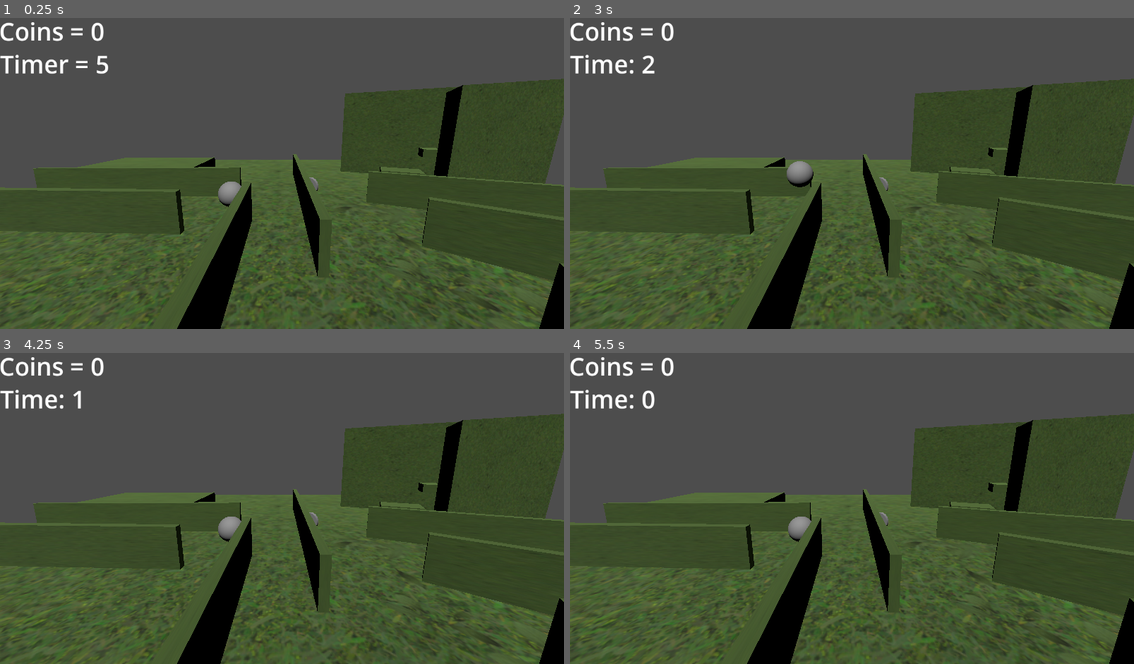
Above: before the commit, frames 1-4 (two rows, left to right).
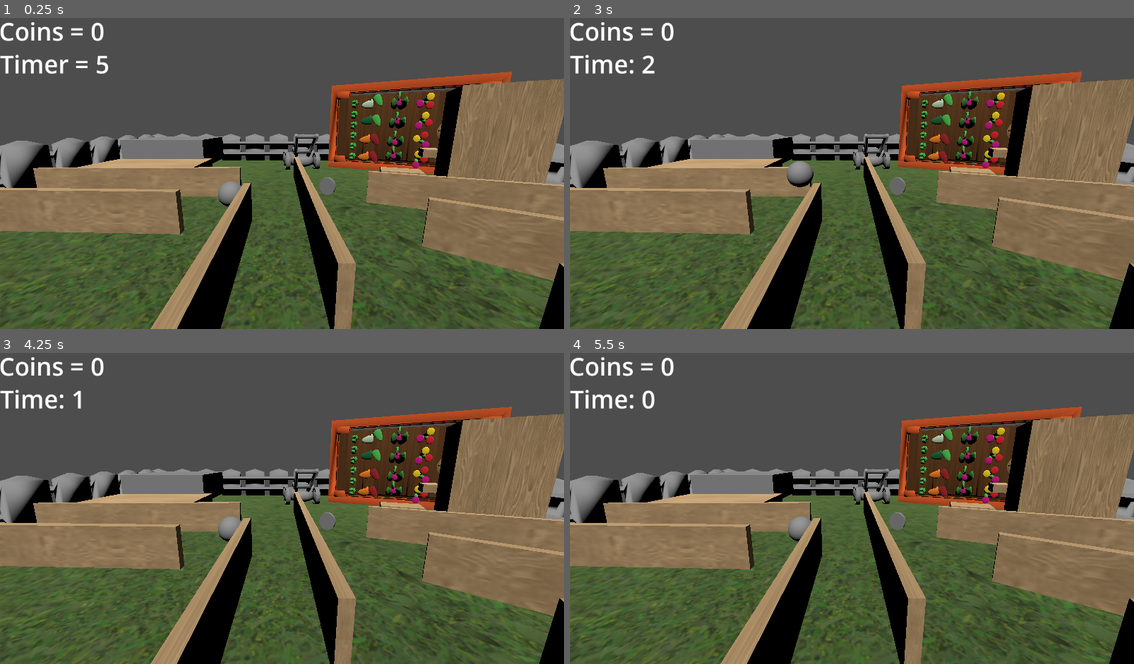
Above: after the commit, the same moments.

Repository: BAD-boys1/Intro-Game
Game: Godot game, scene res://Intro.tscn
Same seed, same stepped clock (60 frames per second), same inputs: the game is played once before the commit and once after it.
Inputs:
- Up to frame 1 (0.25 s): no input
- Up to frame 2 (3 s): tap Enter at 0.5 s; tap Space at 2.75 s
- Up to frame 3 (4.25 s): no input
- Up to frame 4 (5.5 s): tap Enter at 4.25 s

The runs differ from the first frame. In frame 1, 35% of the frame differs, in the area x 0-100%, y 17-100%; in frame 2, 35%; in frame 3, 35%; in frame 4, 35%.

Commit message:
intro

Diff:
--- a/Intro.tscn
+++ b/Intro.tscn
@@ -1,14 +1,69 @@
-[gd_scene load_steps=9 format=3 uid="uid://djmniqstcsj8v"]
+[gd_scene load_steps=30 format=3 uid="uid://djmniqstcsj8v"]
 
 [ext_resource type="PackedScene" uid="uid://7a7gj7kpo53q" path="res://buzz.tscn" id="1_1wpnt"]
 [ext_resource type="Texture2D" uid="uid://db0mh7e3gxylf" path="res://Grass001_1K-JPG_Color.jpg" id="1_2dks7"]
+[ext_resource type="Texture2D" uid="uid://o13jxiscnc3p" path="res://Textures/Wood048_1K-JPG_Color.jpg" id="2_bqdsv"]
+[ext_resource type="ArrayMesh" uid="uid://djpblflpesl1t" path="res://3D Models/Copy of White Picket Fence/fence.obj" id="3_sgaet"]
+[ext_resource type="ArrayMesh" uid="uid://bb3fef76b1e34" path="res://3D Models/Copy of Lawn Mower/tinker.obj" id="4_aittj"]
+[ext_resource type="ArrayMesh" uid="uid://cqqxuew32oano" path="res://3D Models/Copy of #Garden Raised Bed - Mother's Day/tinker.obj" id="5_7g0hb"]
 [ext_resource type="Script" path="res://Label.gd" id="5_drur0"]
 [ext_resource type="PackedScene" uid="uid://2agx3tcuqkd1" path="res://Coin.tscn" id="5_ww6e7"]
 [ext_resource type="Script" path="res://Coin.gd" id="6_76rjy"]
 [ext_resource type="Script" path="res://Time Label.gd" id="7_s8gey"]
 
-[sub_resource type="StandardMaterial3D" id="StandardMaterial3D_6rf1v"]
+[sub_resource type="StandardMaterial3D" id="StandardMaterial3D_uo3xo"]
 albedo_texture = ExtResource("1_2dks7")
+
+[sub_resource type="StandardMaterial3D" id="StandardMaterial3D_5yjxy"]
+albedo_texture = ExtResource("2_bqdsv")
+
+[sub_resource type="StandardMaterial3D" id="StandardMaterial3D_k7oru"]
+albedo_texture = ExtResource("2_bqdsv")
+
+[sub_resource type="StandardMaterial3D" id="StandardMaterial3D_kj7vd"]
+albedo_texture = ExtResource("2_bqdsv")
+
+[sub_resource type="StandardMaterial3D" id="StandardMaterial3D_65ysl"]
+albedo_texture = ExtResource("2_bqdsv")
+
+[sub_resource type="StandardMaterial3D" id="StandardMaterial3D_mha3g"]
+albedo_texture = ExtResource("2_bqdsv")
+
+[sub_resource type="StandardMaterial3D" id="StandardMaterial3D_xysuy"]
+albedo_texture = ExtResource("2_bqdsv")
+
+[sub_resource type="StandardMaterial3D" id="StandardMaterial3D_21ar0"]
+albedo_texture = ExtResource("2_bqdsv")
+
+[sub_resource type="StandardMaterial3D" id="StandardMaterial3D_r8cos"]
+albedo_texture = ExtResource("2_bqdsv")
+
+[sub_resource type="StandardMaterial3D" id="StandardMaterial3D_3ma7q"]
+albedo_texture = ExtResource("2_bqdsv")
+
+[sub_resource type="StandardMaterial3D" id="StandardMaterial3D_7do2o"]
+albedo_texture = ExtResource("2_bqdsv")
+
+[sub_resource type="StandardMaterial3D" id="StandardMaterial3D_6u00p"]
+albedo_texture = ExtResource("2_bqdsv")
+
+[sub_resource type="StandardMaterial3D" id="StandardMaterial3D_2xdn1"]
+albedo_texture = ExtResource("2_bqdsv")
+
+[sub_resource type="StandardMaterial3D" id="StandardMaterial3D_etttp"]
+albedo_texture = ExtResource("2_bqdsv")
+
+[sub_resource type="StandardMaterial3D" id="StandardMaterial3D_rg52v"]
+albedo_texture = ExtResource("2_bqdsv")
+
+[sub_resource type="StandardMaterial3D" id="StandardMaterial3D_xy2dn"]
+albedo_texture = ExtResource("2_bqdsv")
+
+[sub_resource type="StandardMaterial3D" id="StandardMaterial3D_fgvry"]
+albedo_texture = ExtResource("2_bqdsv")
+
+[sub_resource type="StandardMaterial3D" id="StandardMaterial3D_7rsry"]
+albedo_texture = ExtResource("2_bqdsv")
 
 [sub_resource type="GDScript" id="GDScript_2ppte"]
 script/source = "extends CharacterBody3D
@@ -50,77 +105,134 @@
 
 [node name="Floor" type="CSGBox3D" parent="."]
 transform = Transform3D(1, 0, 0, 0, 1, 0, 0, 0, 1, -1, -0.396406, 1.4953)
-material_override = SubResource("StandardMaterial3D_6rf1v")
 use_collision = true
 size = Vector3(25, 1, 25)
+material = SubResource("StandardMaterial3D_uo3xo")
 
 [node name="Wall1" type="CSGBox3D" parent="Floor"]
-transform = Transform3D(1, 0, 0, 0, 1, 0, 0, 0, 1, 1, 1.15593, -1.4953)
+transform = Transform3D(1, 0, 0, 0, 1, 0, 0, 0, 1, 1, 1.15593, -0.168493)
 size = Vector3(0.235923, 1.29148, 10.2238)
+material = SubResource("StandardMaterial3D_5yjxy")
 
 [node name="Wall2" type="CSGBox3D" parent="Floor"]
 transform = Transform3D(-0.0237517, -2.30635e-10, 0.999718, -0.0365985, 0.99933, -0.000869522, -0.999048, -0.0366088, -0.0237358, -6.10527, 1.18979, -1.4953)
 size = Vector3(0.235923, 1.29148, 8.78823)
+material = SubResource("StandardMaterial3D_k7oru")
 
 [node name="Wall3" type="CSGBox3D" parent="Floor"]
 transform = Transform3D(0.99991, 0, 0.0134211, 0, 1, 0, -0.0134211, 0, 0.99991, -0.938531, 1.15593, 4.1451)
 size = Vector3(0.235923, 1.29148, 6.56535)
+material = SubResource("StandardMaterial3D_kj7vd")
 
 [node name="Wall4" type="CSGBox3D" parent="Floor"]
 transform = Transform3D(0.0358763, 0, 0.999356, 0, 1, 0, -0.999356, 0, 0.0358763, -7.32061, 1.15593, 1.56623)
 size = Vector3(0.235923, 1.29148, 9.00667)
+material = SubResource("StandardMaterial3D_65ysl")
 
 [node name="Wall5" type="CSGBox3D" parent="Floor"]
 transform = Transform3D(-1, 0, -0.000680652, 0, 1, 0, 0.000680652, 0, -1, -8.06727, 1.15593, 7.71875)
 size = Vector3(0.235923, 1.29148, 7.78144)
+material = SubResource("StandardMaterial3D_mha3g")
 
 [node name="Wall6" type="CSGBox3D" parent="Floor"]
 transform = Transform3D(-0.949705, 0, -0.313147, 0, 1, 0, 0.313147, 0, -0.949705, -4.61313, 1.15593, 7.61043)
 size = Vector3(0.235923, 1.29148, 7.66558)
+material = SubResource("StandardMaterial3D_xysuy")
 
 [node name="Wall7" type="CSGBox3D" parent="Floor"]
 transform = Transform3D(0.820571, 0, -0.571544, 0, 1, 0, 0.571544, 0, 0.820571, 1.73508, 1.15593, 8.13764)
 size = Vector3(0.235923, 1.29148, 7.66558)
+material = SubResource("StandardMaterial3D_21ar0")
 
 [node name="Wall8" type="CSGBox3D" parent="Floor"]
 transform = Transform3D(0.560668, 0, 0.828041, 0, 1, 0, -0.828041, 0, 0.560668, 7.59575, 1.15593, 4.88047)
 size = Vector3(0.235923, 1.29148, 8.97361)
+material = SubResource("StandardMaterial3D_r8cos")
 
 [node name="Wall9" type="CSGBox3D" parent="Floor"]
 transform = Transform3D(-0.0638182, 0, 0.997962, 0, 1, 0, -0.997962, 0, -0.0638182, 6.72779, 1.15871, 10.1795)
 size = Vector3(0.235923, 1.29148, 7.66558)
+material = SubResource("StandardMaterial3D_3ma7q")
 
 [node name="Wall10" type="CSGBox3D" parent="Floor"]
-transform = Transform3D(-0.0226176, 0, 0.999744, 0, 1, 0, -0.999744, 0, -0.0226176, -6.47984, 1.16404, -3.26342)
-size = Vector3(3.26492, 1.29148, 5.23845)
+transform = Transform3D(-0.0226176, 0, 0.999744, 0, 1, 0, -0.999744, 0, -0.0226176, -6.47984, 1.16404, -2.95095)
+size = Vector3(2.75717, 1.29148, 5.23845)
+material = SubResource("StandardMaterial3D_7do2o")
 
 [node name="Wall11" type="CSGBox3D" parent="Floor"]
 transform = Transform3D(0.38597, 0, 0.922511, 0, 1, 0, -0.922511, 0, 0.38597, 7.67551, 1.17508, 0.8218)
 size = Vector3(0.235923, 1.29148, 8.68563)
+material = SubResource("StandardMaterial3D_6u00p")
 
 [node name="Wall12" type="CSGBox3D" parent="Floor"]
 transform = Transform3D(0.38597, 0, 0.922511, 0, 1, 0, -0.922511, 0, 0.38597, 7.77454, 2.76192, -0.348475)
 size = Vector3(1.66153, 4.41507, 2.57468)
+material = SubResource("StandardMaterial3D_2xdn1")
 
 [node name="Wall13" type="CSGBox3D" parent="Floor"]
-transform = Transform3D(0.38597, 0, 0.922511, 0, 1, 0, -0.922511, 0, 0.38597, 8.01966, 3.14263, -5.26104)
+transform = Transform3D(0.38597, 0, 0.922511, 0, 1, 0, -0.922511, 0, 0.38597, 7.51181, 3.14263, -5.26104)
+visible = false
 size = Vector3(0.294671, 5.13594, 8.14851)
+material = SubResource("StandardMaterial3D_etttp")
+
+[node name="Steps Inv Box" type="CSGBox3D" parent="Floor"]
+transform = Transform3D(1, 0, 0, 0, 1, 0, 0, 0, 1, -7.35861, 1.9244, -7.76484)
+size = Vector3(5.1283, 1.76672, 4.41291)
 
 [node name="Step1" type="CSGBox3D" parent="Floor"]
 transform = Transform3D(0.38597, 0, 0.922511, 0, 1, 0, -0.922511, 0, 0.38597, 5.42183, 1.518, -1.63001)
 size = Vector3(1.02171, 0.388822, 1.63639)
+material = SubResource("StandardMaterial3D_rg52v")
 
 [node name="Step2" type="CSGBox3D" parent="Floor"]
 transform = Transform3D(0.38597, 0, 0.922511, 0, 1, 0, -0.922511, 0, 0.38597, 7.89382, 2.33608, -2.72143)
 size = Vector3(1.02171, 0.388822, 1.63639)
+material = SubResource("StandardMaterial3D_xy2dn")
 
 [node name="Step3" type="CSGBox3D" parent="Floor"]
 transform = Transform3D(0.38597, 0, 0.922511, 0, 1, 0, -0.922511, 0, 0.38597, 10.0228, 3.36663, -1.72467)
 size = Vector3(1.02171, 0.388822, 1.63639)
+material = SubResource("StandardMaterial3D_fgvry")
 
 [node name="Step4" type="CSGBox3D" parent="Floor"]
 transform = Transform3D(0.38597, 0, 0.922511, 0, 1, 0, -0.922511, 0, 0.38597, 10.1186, 4.18968, 0.326849)
 size = Vector3(1.02171, 0.388822, 1.63639)
+material = SubResource("StandardMaterial3D_7rsry")
+
+[node name="Fence1" type="MeshInstance3D" parent="Floor"]
+transform = Transform3D(0.0867546, -0.000133662, 1.8161e-06, -8.18469e-06, -0.00204281, 0.0272205, -0.000116552, -0.0993476, -0.000559719, -8.77228, 0.538237, 11.1638)
+mesh = ExtResource("3_sgaet")
+skeleton = NodePath("../..")
+
+[node name="Fence2" type="MeshInstance3D" parent="Floor"]
+transform = Transform3D(0.0867546, -0.000133662, 1.8161e-06, -8.18469e-06, -0.00204281, 0.0272205, -0.000116552, -0.0993476, -0.000559719, -8.64459, 0.538237, -12.8868)
+mesh = ExtResource("3_sgaet")
+skeleton = NodePath("../..")
+
+[node name="Fence3" type="MeshInstance3D" parent="Floor"]
+transform = Transform3D(0.000499632, 0.099346, 0.000559721, -8.18469e-06, -0.00204281, 0.0272205, 0.0867532, -0.000572349, -6.55561e-07, -11.2139, 0.538237, -8.46682)
+mesh = ExtResource("3_sgaet")
+skeleton = NodePath("../..")
+
+[node name="Fence4" type="MeshInstance3D" parent="Floor"]
+transform = Transform3D(0.000499632, 0.099346, 0.000559721, -8.18469e-06, -0.00204281, 0.0272205, 0.0867532, -0.000572349, -6.55561e-07, 12.8457, 0.538237, -8.46682)
+mesh = ExtResource("3_sgaet")
+skeleton = NodePath("../..")
+
+[node name="Tinker Lawnmoer" type="MeshInstance3D" parent="Floor"]
+transform = Transform3D(-0.00815422, -0.126105, 0.000134219, -9.66543e-19, 0.000132286, 0.128388, -0.139055, 0.00739487, -7.87067e-06, 0.618186, 0.476723, -8.70844)
+mesh = ExtResource("4_aittj")
+skeleton = NodePath("../..")
+
+[node name="Tinker Garden" type="MeshInstance3D" parent="Floor"]
+transform = Transform3D(-0.15955, 0, 0.0329271, 0, 0.198874, 0, -0.0693216, 0, -0.0757849, 6.2091, 7.31992, -5.22525)
+mesh = ExtResource("5_7g0hb")
+skeleton = NodePath("../..")
+
+[node name="Tinker Garden2" type="MeshInstance3D" parent="Floor"]
+transform = Transform3D(0.159721, 0, -0.0327405, 0, 0.198874, 0, 0.0689287, 0, 0.0758657, 8.44096, 7.31992, -5.22525)
+mesh = ExtResource("5_7g0hb")
+skeleton = NodePath("../..")
 
 [node name="Ball" parent="." instance=ExtResource("1_1wpnt")]
 transform = Transform3D(1, 0, 0, 0, 1, 0, 0, 0, 1, -2.85623, 0.755223, 1.09744)
@@ -161,7 +273,7 @@
 autostart = true
 
 [node name="Coin" parent="." instance=ExtResource("5_ww6e7")]
-transform = Transform3D(1, 0, 0, 0, 1, 0, 0, 0, 1, 0.406362, 0.286794, 0)
+transform = Transform3D(1, 0, 0, 0, 1, 0, 0, 0, 1, 1.17539, 0.286794, 0)
 script = ExtResource("6_76rjy")
 
 [node name="Timer" type="Timer" parent="Coin"]
Not shown, added: 3D Models/Copy of #Garden Raised Bed - Mother's Day/obj.mtl
Not shown, added: 3D Models/Copy of #Garden Raised Bed - Mother's Day/tinker.obj
Not shown, added: 3D Models/Copy of #Garden Raised Bed - Mother's Day/tinker.obj.import
Not shown, removed: 3D Models/Copy of Lawn Mower/lawnmower.obj
Not shown, removed: 3D Models/Copy of Lawn Mower/lawnmower.obj.import
Not shown, added: 3D Models/Copy of Lawn Mower/tinker.obj
Not shown, added: 3D Models/Copy of Lawn Mower/tinker.obj.import
Not shown, added: 3D Models/obj.mtl
Binary file added: Textures/Wood048_1K-JPG_Color.jpg
Not shown, added: Textures/Wood048_1K-JPG_Color.jpg.import
Not shown, added: Textures/obj.mtl
